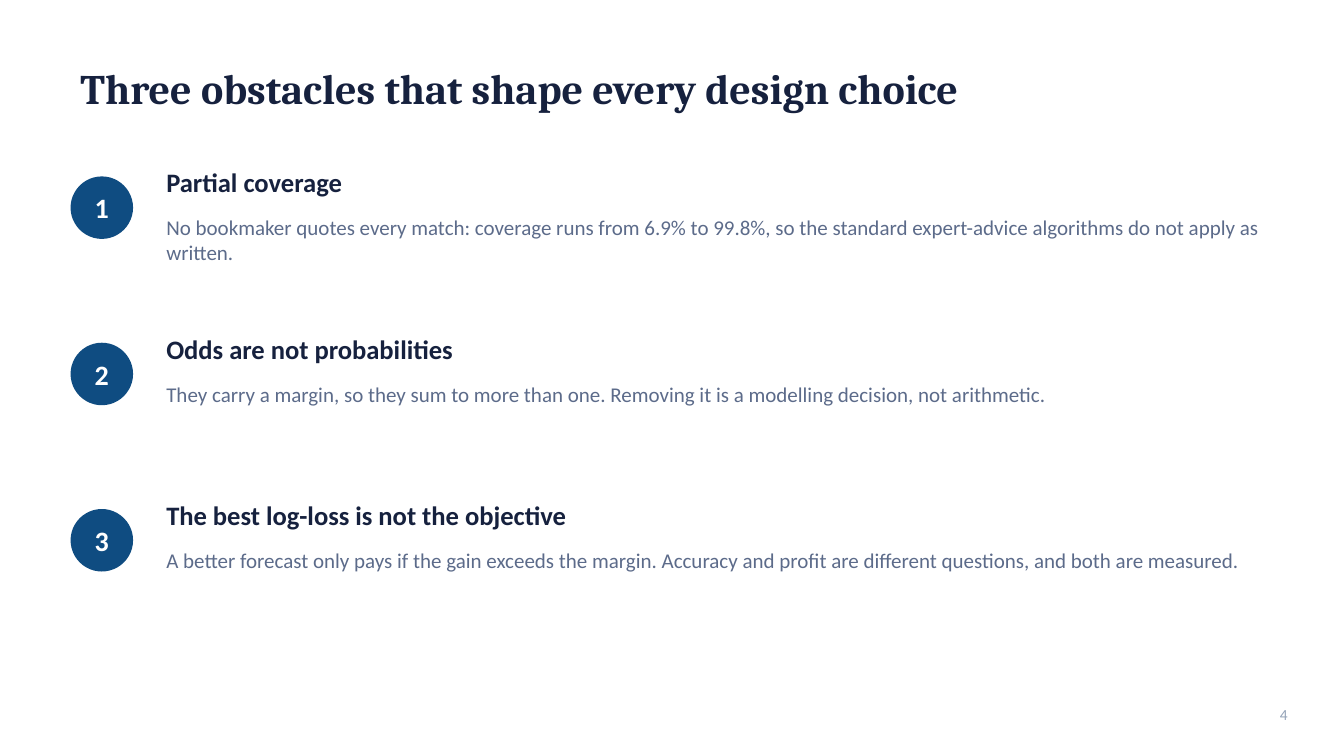
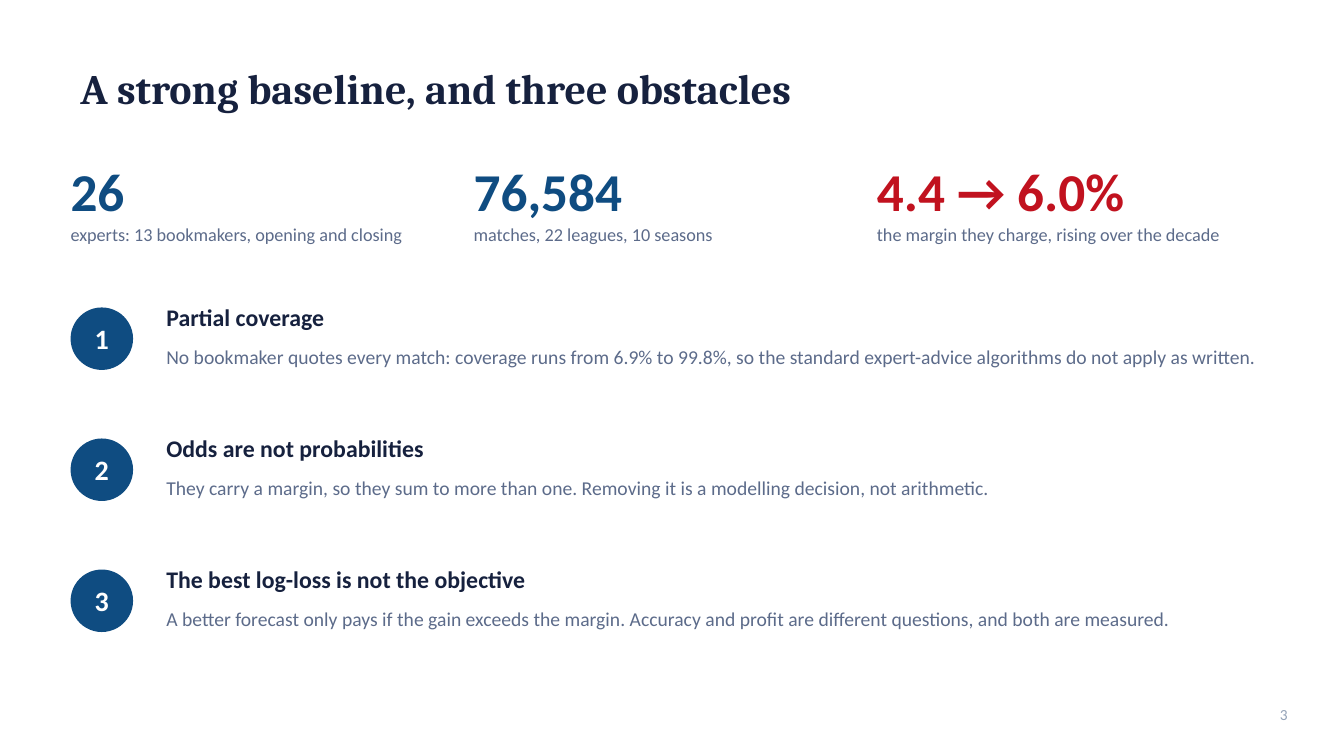
Before and after one commit to stefanos212/online-learning-betting-odds, a slide deck: slide 3 of docs/defense_presentation_short.pptx (slide 4 before the commit). Drawn at 1344x756 pixels with LibreOffice and Linux fonts; fonts in the diff are those of the drawing. Boxes give left, top, right and bottom in pixels: in the first picture for what was removed or moved away, otherwise in the second. Text is boxed around its words. In the diff, an @@ line names an element or a change of style, - is before the commit and + after.

```diff
--- a/docs/defense_presentation_short.pptx
+++ b/docs/defense_presentation_short.pptx
@@ title at (80,74,791,114): text changed @@
-Three obstacles that shape every design choice
+A strong baseline, and three obstacles
@@ text added at (71,174,125,212), 38 pt, text #0F4C81, bold @@
+26
@@ text added at (474,174,622,218), 38 pt, text #0F4C81, bold @@
+76,584
@@ text added at (877,174,1124,212), 38 pt, text #C1121F, bold @@
+4.4 → 6.0%
@@ text added at (71,228,402,244), 13 pt, text #5C6B8A @@
+experts: 13 bookmakers, opening and closing
@@ text added at (474,228,712,244), 13 pt, text #5C6B8A @@
+matches, 22 leagues, 10 seasons
@@ text added at (877,228,1219,244), 13 pt, text #5C6B8A @@
+the margin they charge, rising over the decade
@@ text "1": place and size @@
-text "1" at (95,199,109,218)
+text "1" at (95,330,109,349)
@@ ellipse: place and size @@
-ellipse at (71,343,133,405)
+ellipse at (71,308,133,370)
@@ size 19 to 17 pt in 3 elements at (166,571,526,592), (166,440,423,461), (166,309,324,330) @@
@@ text "Partial coverage": place and size @@
-text "Partial coverage" at (166,173,342,197)
+text "Partial coverage" at (166,309,324,330)
@@ size 15 to 14 pt in 3 elements at (166,612,1169,630), (166,481,988,499), (166,350,1255,368) @@
@@ text "No bookmaker quotes every match: ...": place and size @@
-text "No bookmaker quotes every match: ..." at (166,220,1258,260)
+text "No bookmaker quotes every match: ..." at (166,350,1255,368)
@@ text "2": place and size @@
-text "2" at (95,366,109,385)
+text "2" at (95,461,109,480)
@@ ellipse: place and size @@
-ellipse at (71,176,133,239)
+ellipse at (71,439,133,501)
@@ text "Odds are not probabilities": place and size @@
-text "Odds are not probabilities" at (166,340,453,364)
+text "Odds are not probabilities" at (166,440,423,461)
@@ text "They carry a margin, so ...": place and size @@
-text "They carry a margin, so ..." at (166,387,1045,406)
+text "They carry a margin, so ..." at (166,481,988,499)
@@ text "The best log-loss is not ...": place and size @@
-text "The best log-loss is not ..." at (166,506,566,530)
+text "The best log-loss is not ..." at (166,571,526,592)
@@ text "3": place and size @@
-text "3" at (95,532,109,551)
+text "3" at (95,592,109,611)
@@ ellipse: place and size @@
-ellipse at (71,509,133,572)
+ellipse at (71,570,133,632)
@@ text "A better forecast only pays ...": place and size @@
-text "A better forecast only pays ..." at (166,553,1238,572)
+text "A better forecast only pays ..." at (166,612,1169,630)
@@ page number at (1280,710,1288,720): text changed @@
-4
+3
```
Also in this commit, not shown: 5 other slides changed, 2 slides added, 1 slide removed, 1 other file.
